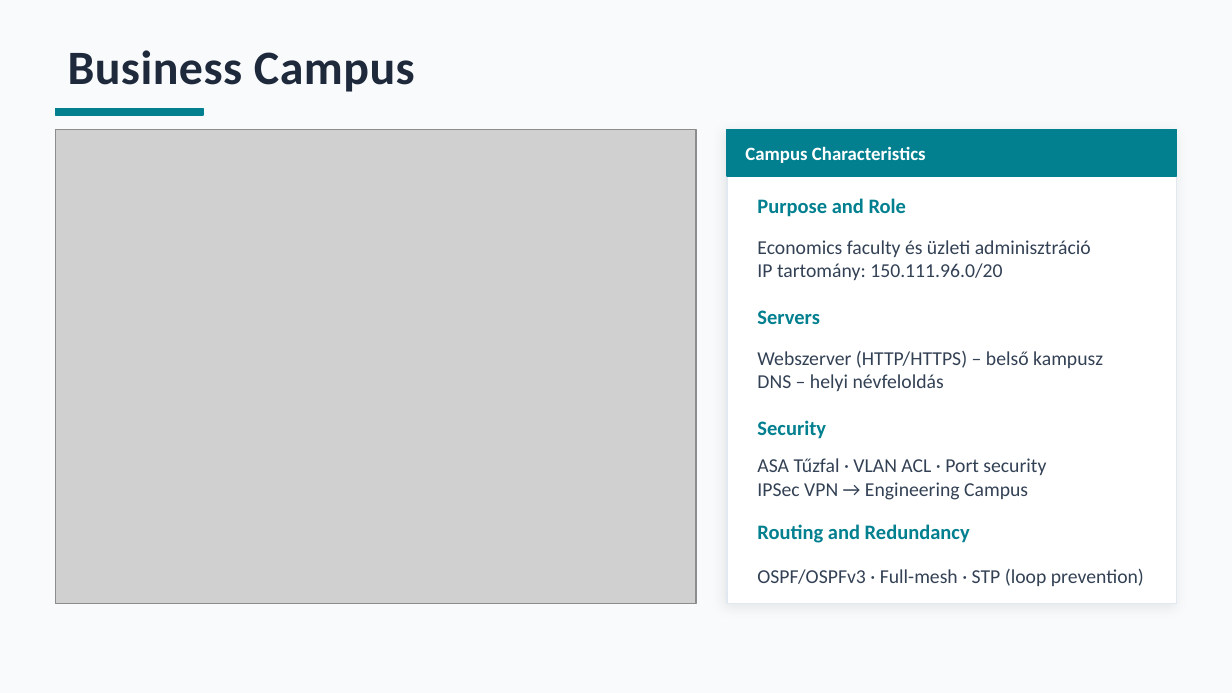
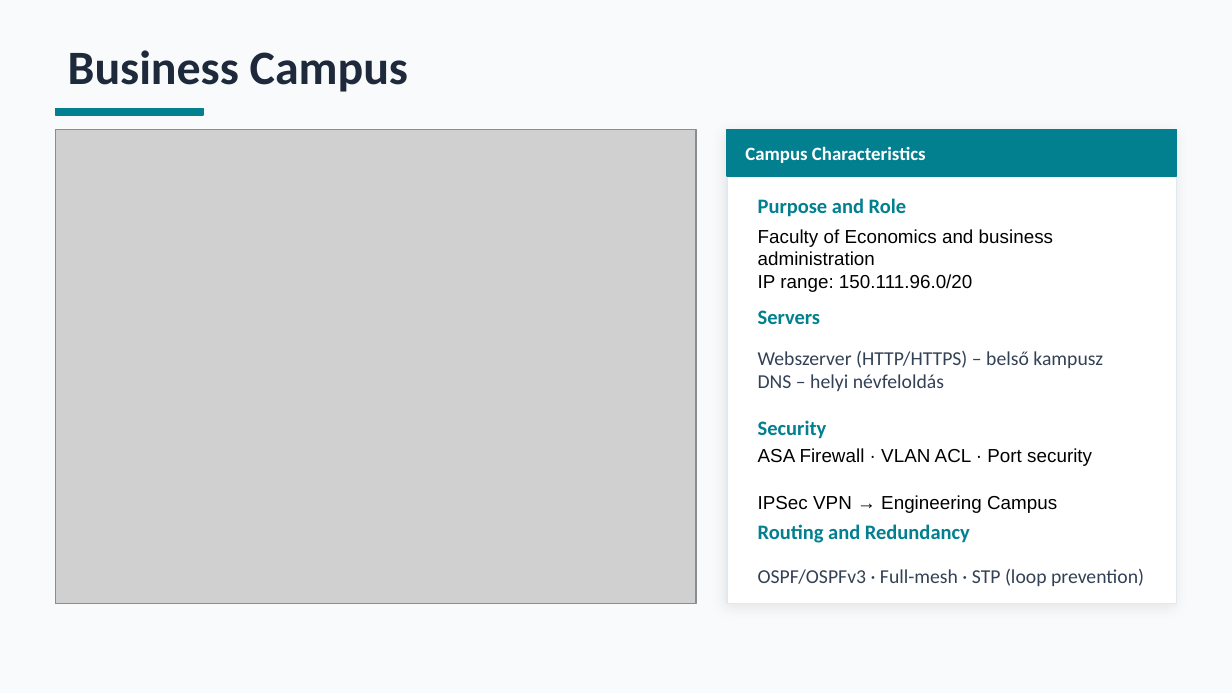
Before and after one commit to brautigampeter/Peters-n-Johnsons-Tech, a slide deck: slide 8 of PnJT - Háromkampuszos Egyetemi Hálózat prezentáció - English.pptx. Drawn at 1232x693 pixels with LibreOffice and Linux fonts; fonts in the diff are those of the drawing; grey boxes stand for pictures. Boxes give left, top, right and bottom in pixels: in the first picture for what was removed or moved away, otherwise in the second. Text is boxed around its words. In the diff, an @@ line names an element or a change of style, - is before the commit and + after.

```diff
--- a/PnJT - Háromkampuszos Egyetemi Hálózat prezentáció - English.pptx
+++ b/PnJT - Háromkampuszos Egyetemi Hálózat prezentáció - English.pptx
@@ text "Business Campus" at [68,50,408,92]: letter spacing 0.3 to 0 pt @@
@@ text at [758,229,1053,292]: text changed; size 11.5 to 11 pt; font Calibri to Arial; text colour #334155 to #000000 @@
-Economics faculty és üzleti adminisztráció
-IP tartomány: 150.111.96.0/20
+Faculty of Economics and business administration
+IP range: 150.111.96.0/20
@@ text at [758,448,1092,466]: text changed; size 11.5 to 11 pt; font Calibri to Arial; text colour #334155 to #000000 @@
-ASA Tűzfal · VLAN ACL · Port security
+ASA Firewall · VLAN ACL · Port security
@@ text at [758,495,1057,513]: size 11.5 to 11 pt, font Calibri to Arial, text colour #334155 to #000000 in "IPSec VPN → Engineering Campus"; line spacing 1 to 1.15; more space between paragraphs @@
```
Also in this commit, not shown: 19 other slides changed.
